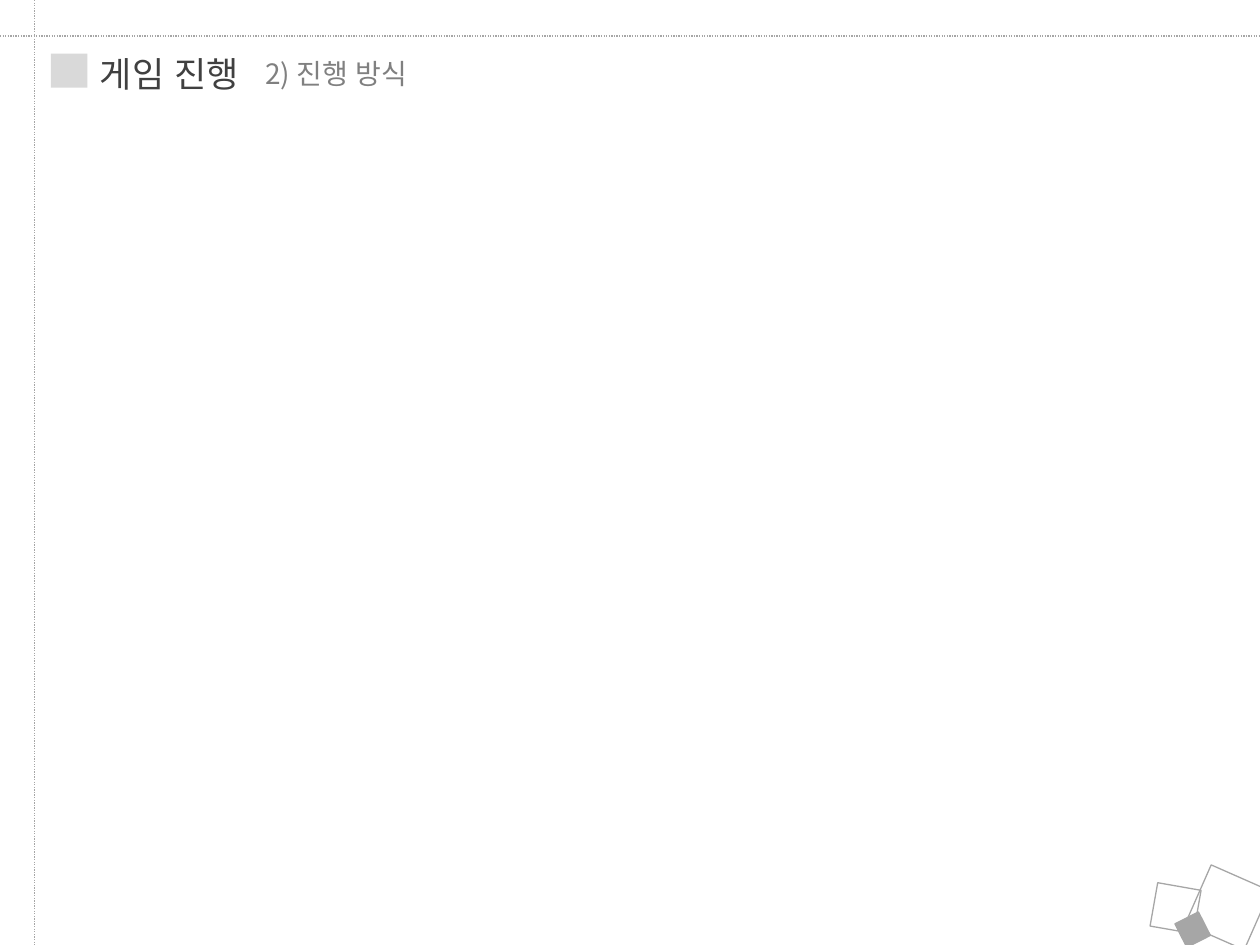
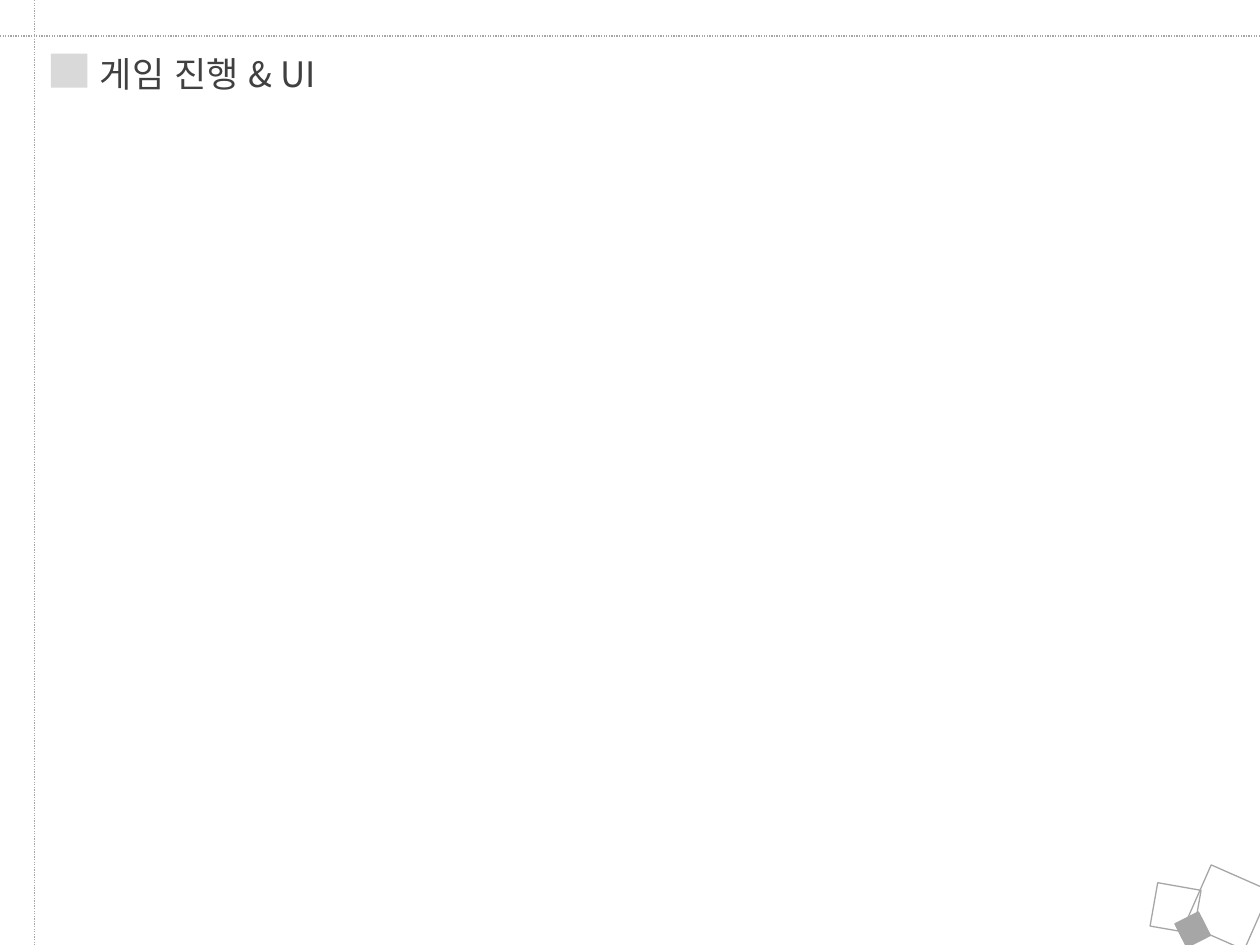
Before and after one commit to JungRobbi/ZolZak, a slide deck: slide 11 of Document/ppt.pptx (slide 15 before the commit). Drawn at 1260x945 pixels with LibreOffice and Linux fonts; fonts in the diff are those of the drawing. Boxes give left, top, right and bottom in pixels: in the first picture for what was removed or moved away, otherwise in the second. Text is boxed around its words. In the diff, an @@ line names an element or a change of style, - is before the commit and + after.

Commit message:
Update ppt

```diff
--- a/Document/ppt.pptx
+++ b/Document/ppt.pptx
@@ text at bbox=[100, 58, 316, 90]: text changed @@
-게임 진행
+게임 진행 & UI
@@ text removed at bbox=[265, 61, 407, 89] @@
-2) 진행 방식
```
Also in this commit, not shown: 1 other slide changed, 1 slide added, 3 slides removed, 6 other files.
